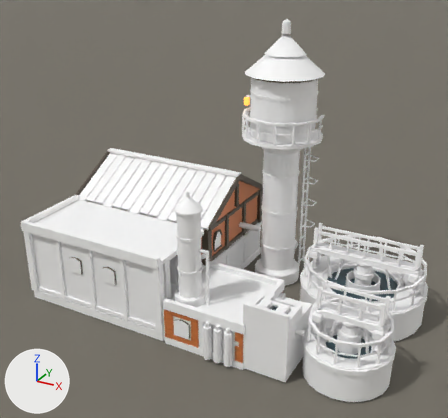
Two versions of the Blender file src/DeepFrontier/Art/Source/WaterTreatmentPlant-ReferenceStudy.blend, one commit apart.
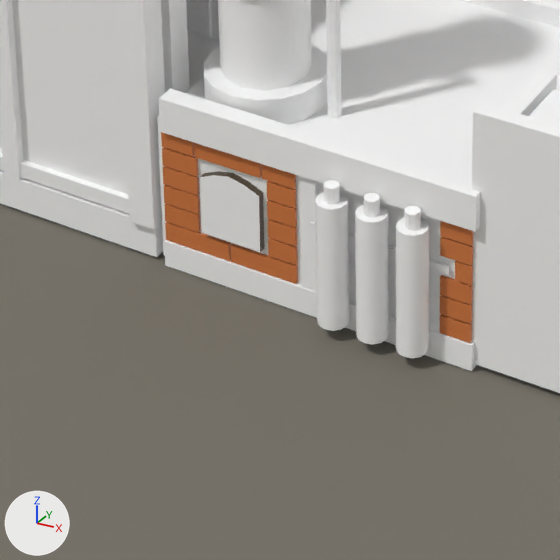
There are two pictures of each version: one whole from a 50 mm camera at (1.89, -14.7, 8.47) aimed at (-4.61, -2.89, 2.57), one close up on the part from 27% to 59% of the width and 66% to 100% of the height. The lights are fixed; the arrows at lower left show +X, +Y and +Z. The older version's two pictures come first.

The older version as bpy lines, for what is in view:
```python
ob_plane = bpy.data.objects.new('Plane', me_plane)
ob_plane.location = (0.0, 0.0, -0.04)
ob_watertreatmentplant_architecture = bpy.data.objects.new('WaterTreatmentPlant.Architecture', me_watertreatmentplant_architecture)
ob_watertreatmentplant_architecture.location = (0.0, 0.0, 0.0)
```
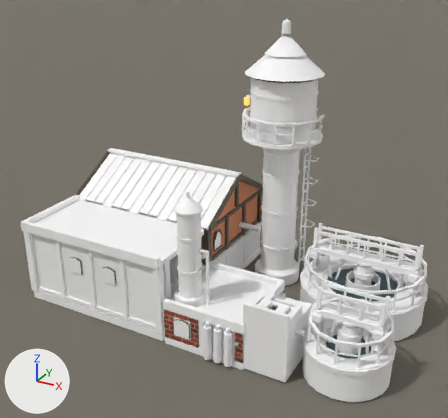
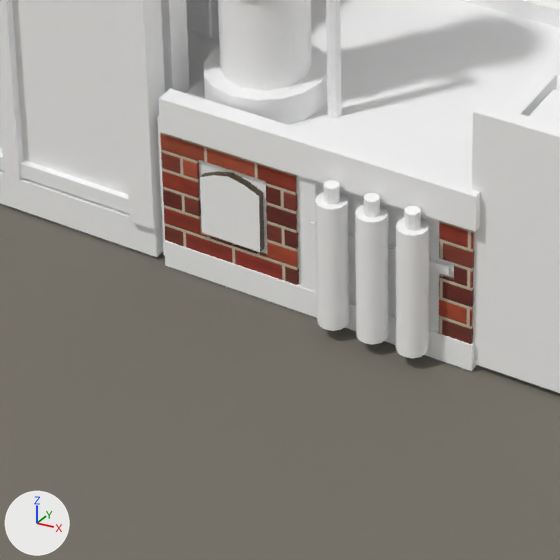
Changed parts and their boxes [x1, y1, x2, y2] in the close-ups (560 x 560 px; the box of a moved part takes in the faces that stretch with it):
part 1 of me_watertreatmentplant_architecture, moved or reshaped
    before: [440, 295, 472, 324]
    after: [439, 314, 473, 344]
part 2 of me_watertreatmentplant_architecture, moved or reshaped
    before: [231, 243, 298, 284]
    after: [164, 222, 299, 285]
part 3 of me_watertreatmentplant_architecture, added (red)
    after: [439, 274, 474, 325]
part 4 of me_watertreatmentplant_architecture, moved or reshaped
    before: [455, 261, 473, 285]
    after: [454, 264, 474, 286]
part 5 of me_watertreatmentplant_architecture, moved or reshaped
    before: [267, 200, 297, 227]
    after: [266, 203, 298, 229]
part 6 of me_watertreatmentplant_architecture, moved or reshaped
    before: [163, 166, 199, 195]
    after: [162, 169, 200, 196]
part 7 of me_watertreatmentplant_architecture, added (red)
    after: [439, 237, 474, 269]
part 8 of me_watertreatmentplant_architecture, moved or reshaped
    before: [440, 221, 473, 246]
    after: [439, 220, 474, 247]
part 9 of me_watertreatmentplant_architecture, moved or reshaped
    before: [194, 143, 262, 178]
    after: [160, 132, 297, 190]
part 10 of me_watertreatmentplant_architecture, moved or reshaped (not visible afterwards)
    before: [262, 164, 296, 189]
part 11 of me_watertreatmentplant_architecture, deleted (mostly hidden)
    before: [161, 132, 473, 343]
part 12 of me_watertreatmentplant_architecture, moved or reshaped
    before: [162, 147, 298, 265]
    after: [161, 148, 299, 266]

Edits to the bpy script that builds the scene:
```text
Add mat_referencebrick:
    mat_referencebrick = bpy.data.materials.new('ReferenceBrick')
    # colours: white #ffffff
    # uses the picture img_dfindustrial06_basecolor_png
Change me_watertreatmentplant_architecture:
    remove me_watertreatmentplant_architecture.from_pydata(...)  # 8611 vertices, 4688 faces; spans x -9.1..0.03, y -5.19..0.26, z -0.03..6.74
    add me_watertreatmentplant_architecture.from_pydata(...)  # 8323 vertices, 4502 faces; spans x -9.1..0.03, y -5.19..0.26, z -0.03..6.74
    me_watertreatmentplant_architecture part 1: the loose piece of 8 vertices spanning x -3.17..-2.99, y -5.02..-4.99, z 0.27..0.39 is moved by (0.0, 0.0, -0.13), in mat_referencebrick
    me_watertreatmentplant_architecture part 2: the loose piece of 8 vertices spanning x -4.52..-4.09, y -5.02..-4.99, z 0.15..0.26 is scaled about its middle by (2.06, 1, 1.12), then moved by (-0.22, 0.0, 0.0), in mat_referencebrick
    me_watertreatmentplant_architecture part 3: a new loose piece, a box spanning x -3.18..-2.98, y -5.02..-4.994, z 0.269..0.52, in mat_referencebrick
    me_watertreatmentplant_architecture part 4: the loose piece of 8 vertices spanning x -3.08..-2.99, y -5.02..-4.99, z 0.53..0.64 is moved by (0.0, 0.0, -0.01), in mat_referencebrick
    me_watertreatmentplant_architecture part 5: the loose piece of 8 vertices spanning x -4.27..-4.09, y -5.02..-4.99, z 0.53..0.64 is moved by (0.0, 0.0, -0.01), in mat_referencebrick
    me_watertreatmentplant_architecture part 6: the loose piece of 8 vertices spanning x -4.96..-4.73, y -5.02..-4.99, z 0.53..0.64 is moved by (0.0, 0.0, -0.01), in mat_referencebrick
    me_watertreatmentplant_architecture part 7: a new loose piece, a box spanning x -3.18..-2.98, y -5.02..-4.994, z 0.63..0.771, in mat_referencebrick
    me_watertreatmentplant_architecture part 8: the loose piece of 8 vertices spanning x -3.17..-2.99, y -5.02..-4.99, z 0.78..0.89 is moved by (0.0, 0.0, -0.01), in mat_referencebrick
    me_watertreatmentplant_architecture part 9: the loose piece of 8 vertices spanning x -4.74..-4.31, y -5.02..-4.99, z 0.78..0.89 is scaled about its middle by (2.06, 1, 0.947), then moved by (0.0, 0.0, -0.01), in mat_referencebrick
    me_watertreatmentplant_architecture part 10: the loose piece of 8 vertices spanning x -4.3..-4.09, y -5.02..-4.99, z 0.78..0.89 is scaled about its middle by (4.23, 1, 0.174), then moved by (-0.33, 0.0, 0.05), in mat_referencebrick
    me_watertreatmentplant_architecture part 11: 38 loose pieces with 304 vertices, spanning x -4.96..-2.99, y -5.02..-2.98, z 0.15..0.89, are deleted
    me_watertreatmentplant_architecture part 12
    40 vertices are removed from x -4.96..-4.09, y -5.02..-4.99, z 0.27..0.77
    30 faces are deleted
    12 vertices are added at x -4.08..-2.98, y -5.02..-4.99, z 0.27..0.9
    6 new vertices lie (0.0, 0.0, 0.25) away from vertices in x -4.73..-4.08, y -5.02..-4.99, z 0.27
    6 new vertices lie (-0.24, 0.0, 0.0) away from vertices in x -4.73, y -5.02..-4.99, z 0.27..0.77
    8 new vertices lie (0.0, 0.0, -0.14) away from vertices in x -4.97..-4.08, y -5.02..-4.99, z 0.77
    25 new faces join them, mat_referencebrick
    other edits to the shape of me_watertreatmentplant_architecture do not show in these pictures
    add me_watertreatmentplant_architecture.materials.append(mat_referencebrick)
```
